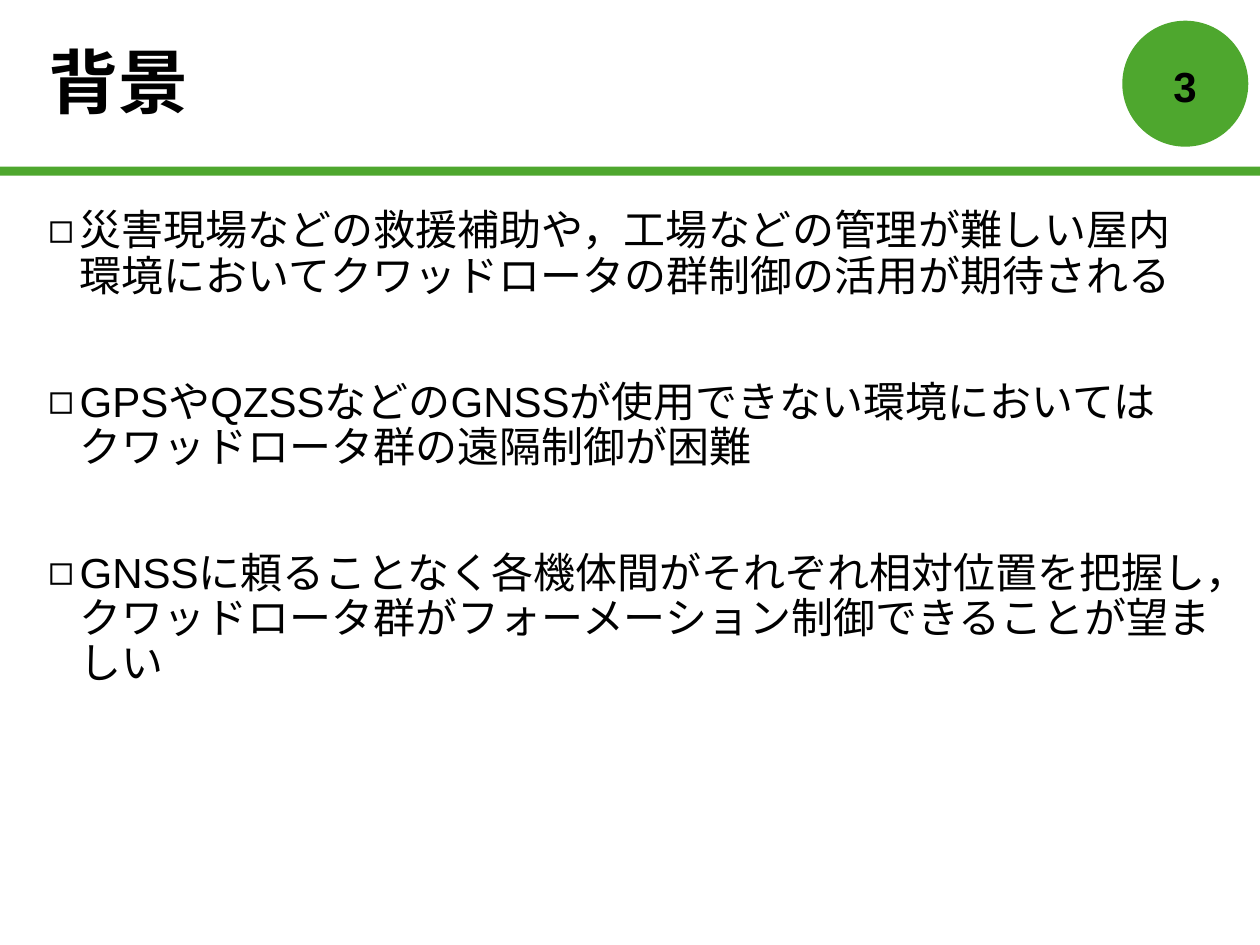
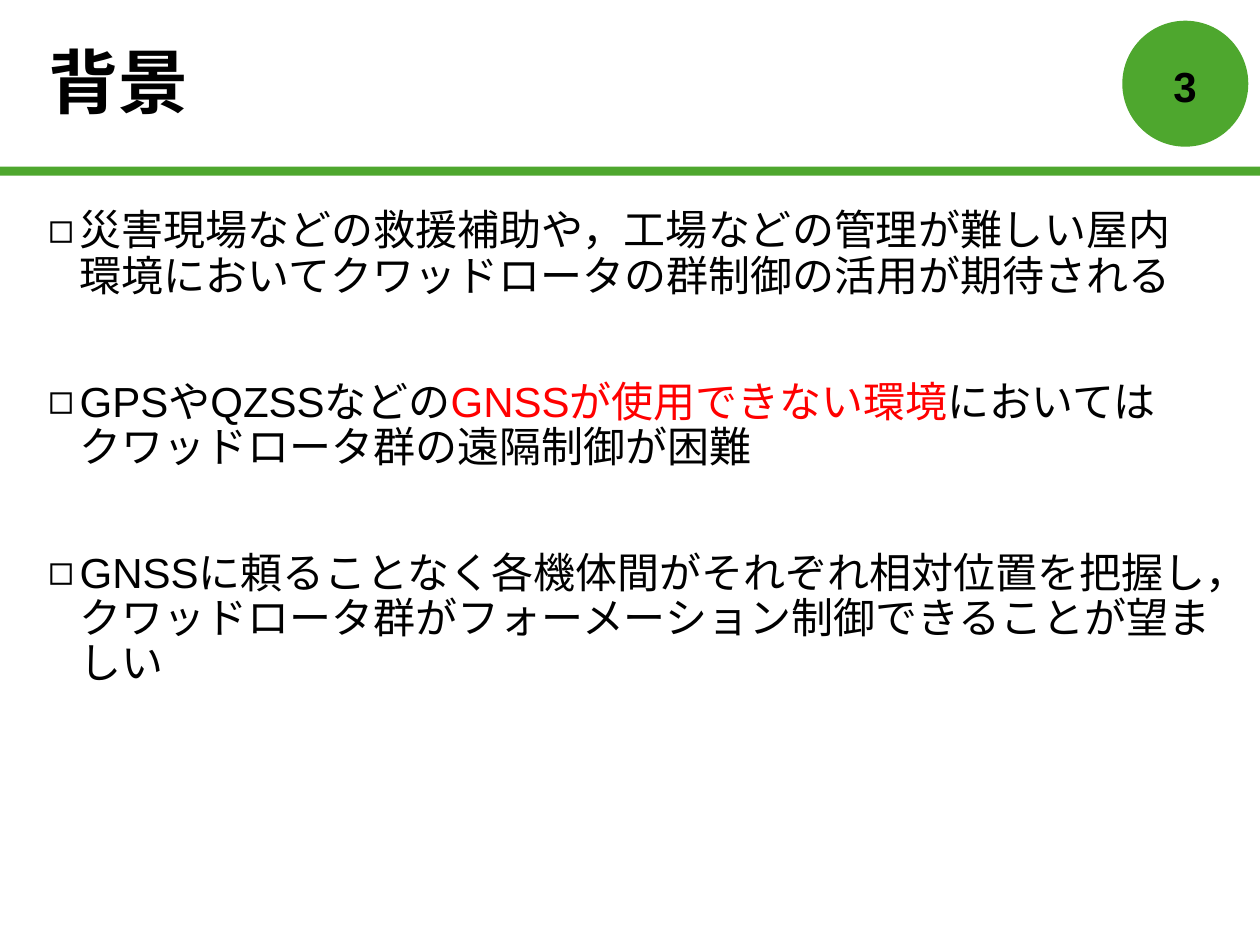
Before and after one commit to forest-book/MatlabLOSFormation, a slide deck: slide 4 of 森本皓斗.pptx. Drawn at 1260x945 pixels with LibreOffice and Linux fonts; fonts in the diff are those of the drawing. Boxes give left, top, right and bottom in pixels: in the first picture for what was removed or moved away, otherwise in the second. Text is boxed around its words. In the diff, an @@ line names an element or a change of style, - is before the commit and + after.

```diff
--- a/森本皓斗.pptx
+++ b/森本皓斗.pptx
@@ text at [80, 383, 1156, 466]: text colour #000000 to #FF0000 in "GPSやQZSSなどのGNSSが使用できない環境においては" @@
```
Also in this commit, not shown: 4 other slides changed, 3 slides added, 3 slides removed.
